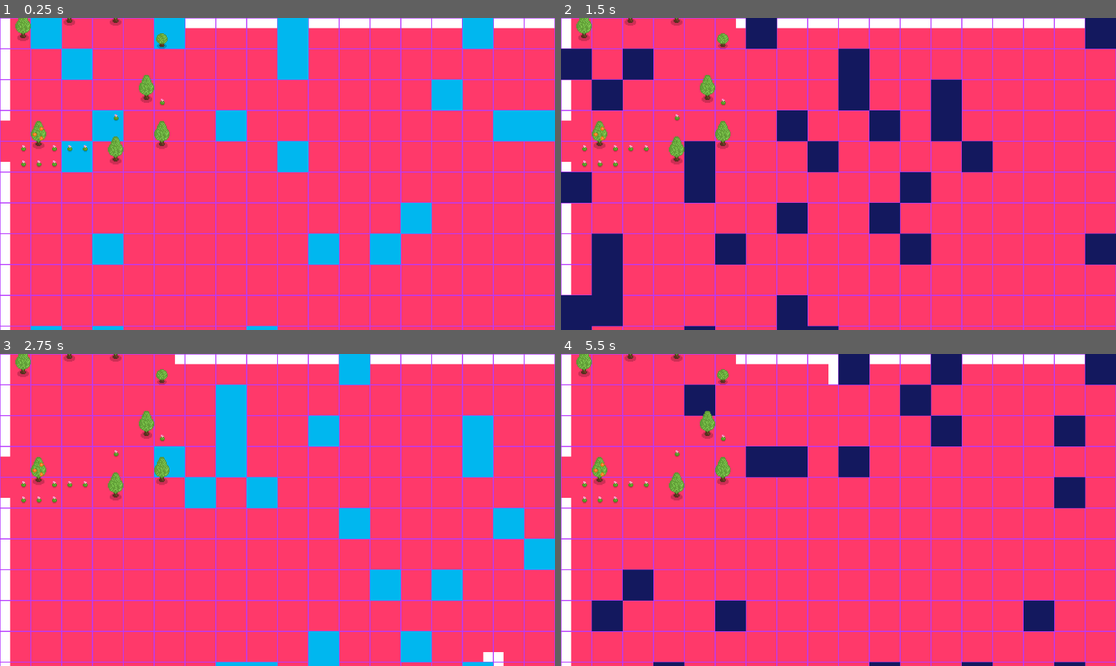
Above: before the commit, frames 1-4 (two rows, left to right).
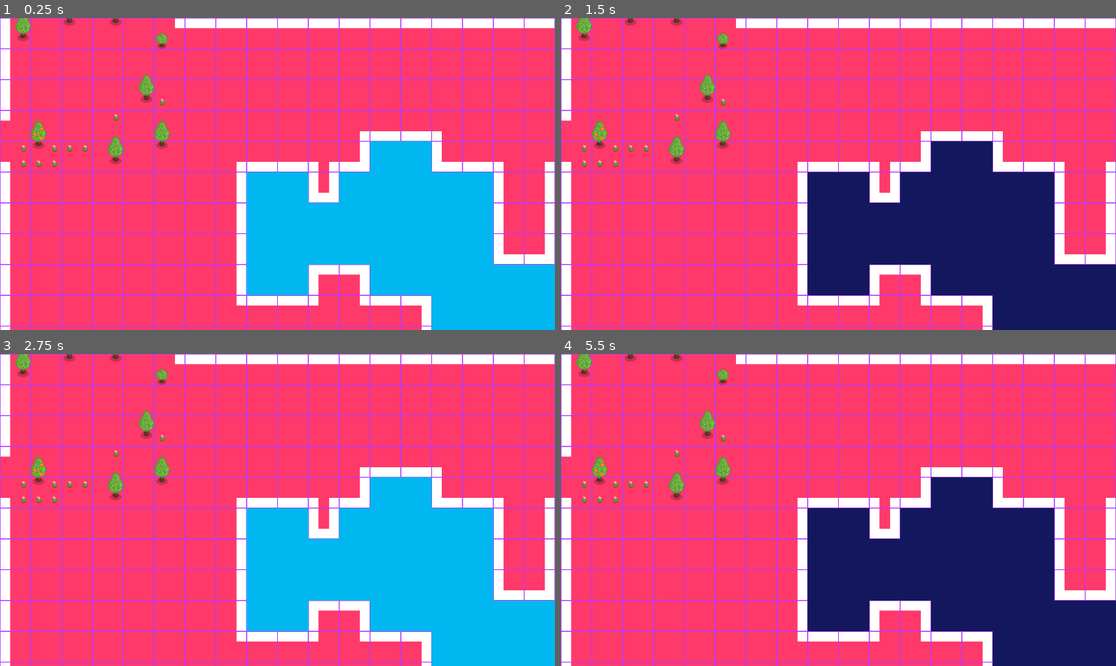
Above: after the commit, the same moments.

Repository: BigWing06/CS3-CapstoneProject
Game: Godot game, scene res://Viewport/Main.tscn
The game is run twice, just before and just after one commit, with the same random seed, the same clock (stepped at 60 frames per second) and the same inputs.
Inputs:
- Up to frame 1 (0.25 s): no input
- Up to frame 2 (1.5 s): no input
- Up to frame 3 (2.75 s): no input
- Up to frame 4 (5.5 s): no input

The runs differ from the first frame. In frame 1, 33% of the frame differs, in the area x 5-100%, y 0-100%; in frame 2, 37%, in the area x 0-100%, y 0-100%; in frame 3, 32%; in frame 4, 34%.

Commit message:
Implemented procedual generation

Diff:
--- a/TileMap/TerrainTileMap.gd
+++ b/TileMap/TerrainTileMap.gd
@@ -4,7 +4,7 @@
 var _width = 50
 var _height = 50
 func _ready() -> void:
-	_noise.seed = randi()
+	_noise.seed = 32432
 
 func _process(delta: float) -> void:
 	_generate_chunk(position)
@@ -16,9 +16,8 @@
 	var _waterToSet = []
 	for x in range(_width):
 		for y in range(_height):
-			#var _randNum = _noise.get_noise_2d(_tile_pos.x-_width/2+x,_tile_pos.y-_height/2+y)*10
-			var _randNum = randf()*10
-			#print(_randNum)
+			var _randNum = _noise.get_noise_2d(_tile_pos.x-_width/2+x,_tile_pos.y-_height/2+y)*10
+			#var _randNum = randf()*10
 			if _randNum >1:
 				_snowToSet.append(Vector2i(x,y))
 			else:
